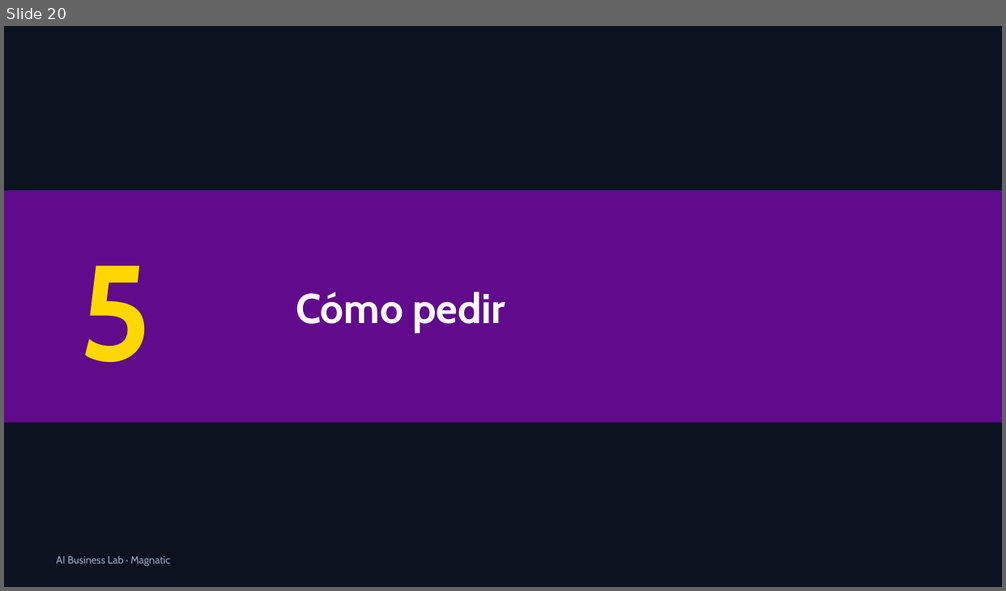
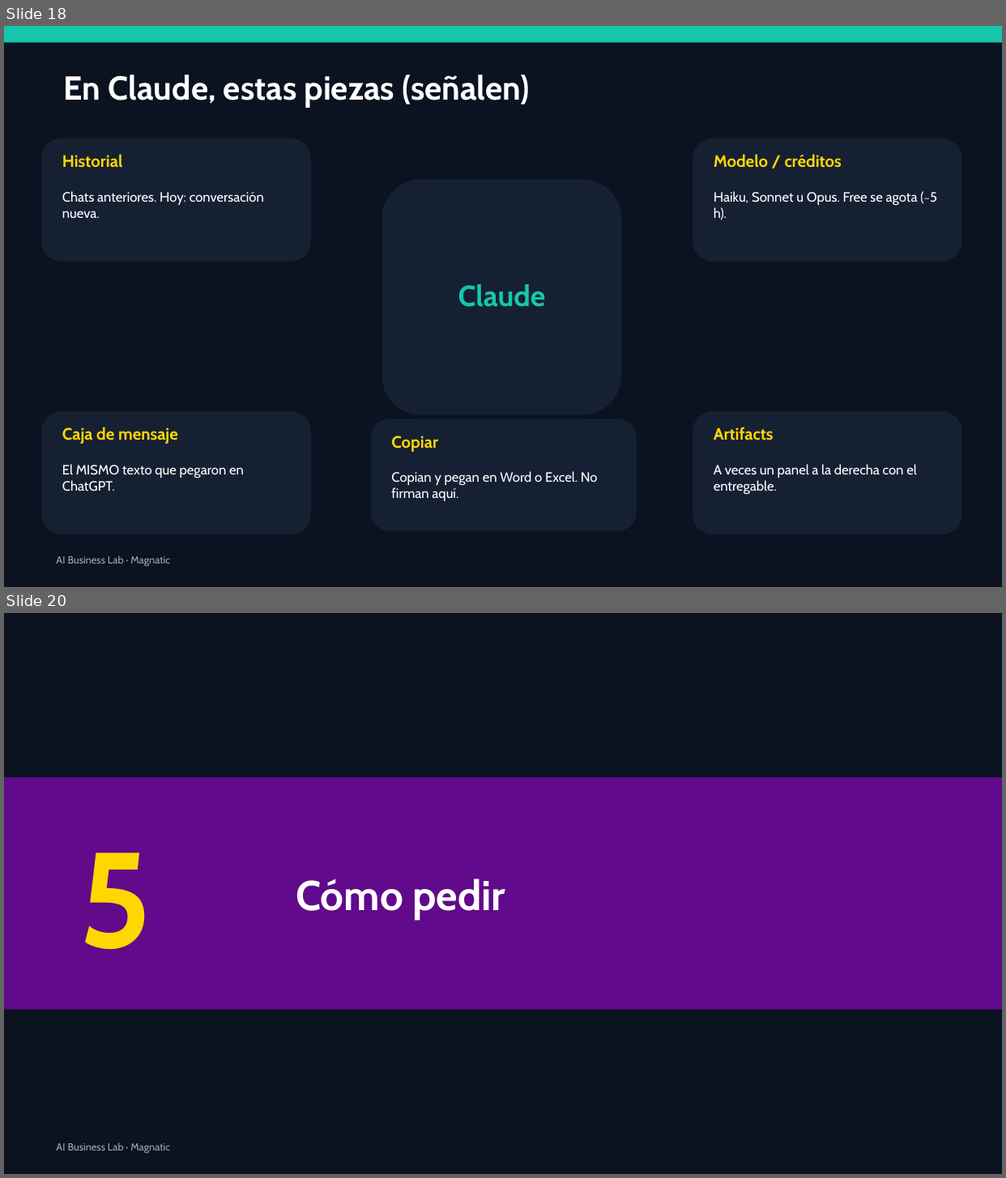
Before and after one commit to xander0408/CURSOS, a slide deck: AI-Business-Lab-Presentacion.pptx. Shown one above the other, each under a label of ours: slide 20 before the commit, slides 18 and 20 after it; the slides between them are not shown. The pictures are 1006x591 and 1006x1178 pixels, drawn with LibreOffice and Linux fonts; fonts in the diff are those of the drawing. Boxes give left, top, right and bottom in pixels: in the first picture for what was removed or moved away, otherwise in the second. Text is boxed around its words. In the diff, an @@ line names an element or a change of style, - is before the commit and + after.

```diff
--- a/AI-Business-Lab-Presentacion.pptx
+++ b/AI-Business-Lab-Presentacion.pptx
@@ slide 18 added at [4, 26, 1002, 587], background #0B1220 @@
@@ rectangle added at [4, 26, 1002, 42], fill #16C6AD @@
@@ text added at [64, 75, 530, 108], 32 pt, text #FFFFFF, bold @@
+En Claude, estas piezas (señalen)
@@ rounded rectangle added at [41, 139, 311, 262], fill #162033 @@
@@ rounded rectangle added at [692, 139, 962, 262], fill #162033 @@
@@ text added at [62, 154, 123, 168], 16 pt, text #FFD700, bold @@
+Historial
@@ text added at [714, 154, 842, 168], 16 pt, text #FFD700, bold @@
+Modelo / créditos
@@ text added at [62, 191, 264, 218], 13 pt, text #FFFFFF @@
+Chats anteriores. Hoy: conversación nueva.
@@ rounded rectangle added at [382, 179, 621, 416], fill #162033 @@
@@ text added at [714, 191, 937, 220], 13 pt, text #FFFFFF @@
+Haiku, Sonnet u Opus. Free se agota (~5 h).
@@ text added at [458, 284, 546, 307], 28 pt, text #16C6AD, bold @@
+Claude
@@ rounded rectangle added at [41, 412, 311, 535], fill #162033 @@
@@ rounded rectangle added at [692, 412, 962, 535], fill #162033 @@
@@ text added at [62, 427, 178, 444], 16 pt, text #FFD700, bold @@
+Caja de mensaje
@@ rounded rectangle added at [371, 419, 637, 531], fill #162033 @@
@@ text added at [391, 436, 438, 452], 16 pt, text #FFD700, bold @@
+Copiar
@@ text added at [714, 427, 774, 441], 16 pt, text #FFD700, bold @@
+Artifacts
@@ text added at [62, 464, 244, 492], 13 pt, text #FFFFFF @@
+El MISMO texto que pegaron en ChatGPT.
@@ text added at [391, 472, 598, 501], 13 pt, text #FFFFFF @@
+Copian y pegan en Word o Excel. No firman aquí.
@@ text added at [714, 464, 916, 494], 13 pt, text #FFFFFF @@
+A veces un panel a la derecha con el entregable.
@@ text added at [56, 556, 170, 566], 10 pt, text #9AA8C2 @@
+AI Business Lab · Magnatic
```
Also in this commit, not shown: 2 slides changed, 8 other slides added, 6 slides removed, 1 other file.
